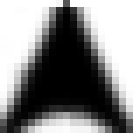
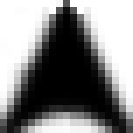
Comparing the layer stacks of the two 133 × 133 images. Changes:
removed layer "Layer" over left=49, top=7, right=84, bottom=14
painted on "Arrow" over left=49, top=7, right=84, bottom=14
